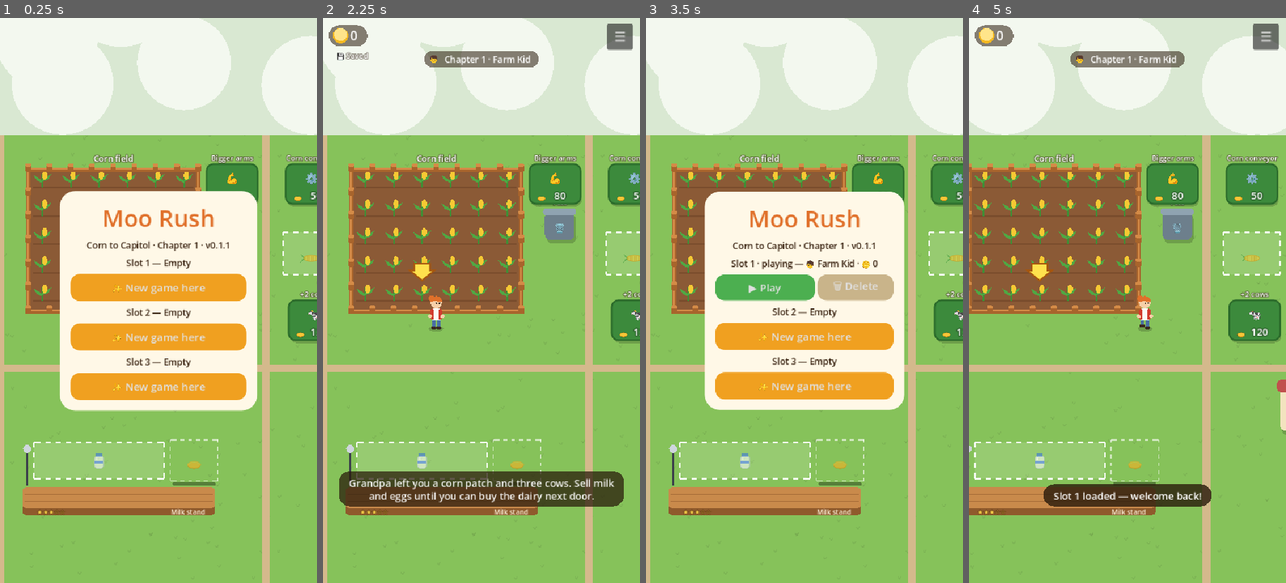
Above: before the commit, frames 1-4 (left to right).
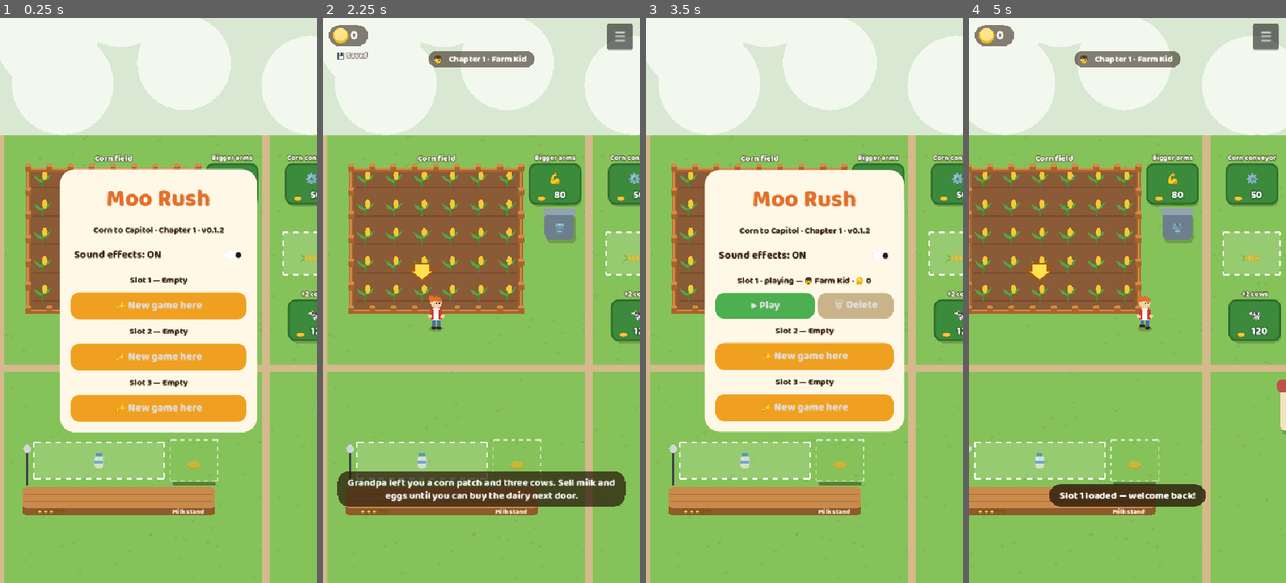
Above: after the commit, the same moments.

Repository: omerMost/moorush
Game: Godot game, scene res://scenes/main.tscn
The game is run twice, just before and just after one commit, with the same random seed, the same clock (stepped at 60 frames per second) and the same inputs.
Inputs (mouse positions are in pixels of both pictures, inside the frame that each line leads up to):
- Up to frame 1 (0.25 s): no input
- Up to frame 2 (2.25 s): click (481, 255) at 0.5 s, where only the run after the commit has a clickable "Sound effects: ON"; click (481, 255) at 1.25 s, where only the run after the commit has a clickable "Sound effects: OFF"; click "✨ New game here" at 2 s
- Up to frame 3 (3.5 s): click "☰" at 2.75 s
- Up to frame 4 (5 s): click "▶ Play" at 3.5 s; move the mouse to (1197, 272) at 4.27 s; hold D from 4.28 s (still down); click (1197, 272) at 4.42 s

The runs differ from the first frame. In frame 1, 19% of the frame differs, in the area x 11-100%, y 24-88%; in frame 2, 2.5%; in frame 3, 19%; in frame 4, 1.7%.

Commit message:
feat: add Chapter 1 sound and offline font
- Precompute bounded sound cues and persist the menu sound setting.
- Bundle licensed Baloo 2 and clarify the sound toggle state and contrast.
- Verify audio, pointer controls, Android export and device installation; record listening follow-up.

Diff:
--- /dev/null
+++ b/godot/scripts/audio.gd
@@ -0,0 +1,141 @@
+class_name MooAudio
+extends Node
+## Chapter 1's tiny synth, baked once rather than generated during gameplay.
+## Settings are separate from save slots, so deleting a game retains sound preference.
+
+const SAMPLE_RATE := 44100
+const VOICES := 8
+const SETTINGS_PATH := "user://moo-audio-settings.json"
+const NOTES := {
+	"pick": [[880.0, 0.05]],
+	"drop": [[520.0, 0.05]],
+	"coin": [[988.0, 0.06], [1319.0, 0.09]],
+	"warn": [[220.0, 0.12]],
+	"unlock": [[523.0, 0.08], [659.0, 0.08], [784.0, 0.08], [1047.0, 0.16]],
+	"gate": [[523.0, 0.12], [659.0, 0.12], [784.0, 0.12], [1047.0, 0.3]],
+}
+
+var enabled := true
+var settings_path := SETTINGS_PATH
+var clips: Dictionary = {}
+var played_count := 0
+var _players: Array[AudioStreamPlayer] = []
+var _last_play: Dictionary = {}
+
+
+func _ready() -> void:
+	_read_settings()
+	for kind in NOTES:
+		clips[kind] = make_clip(kind)
+	for i in VOICES:
+		var player := AudioStreamPlayer.new()
+		player.max_polyphony = 1
+		add_child(player)
+		_players.append(player)
+
+
+func stop_all() -> void:
+	for player in _players:
+		player.stop()
+		player.stream = null
+
+func _exit_tree() -> void:
+	stop_all()
+
+func consume(events: Array) -> void:
+	# Finishing the gate also emits unlock. The stage jingle owns that moment.
+	var has_gate := events.any(func(event): return event is Dictionary and event.get("kind", "") == "gate")
+	for event in events:
+		if not event is Dictionary:
+			continue
+		var kind := str(event.get("kind", ""))
+		if kind == "unlock" and has_gate:
+			continue
+		play(kind)
+
+
+func play(kind: String) -> bool:
+	if not enabled or not clips.has(kind):
+		return false
+	var now := Time.get_ticks_msec()
+	var interval := 70 if kind in ["pick", "drop"] else 40
+	if _last_play.has(kind) and now - int(_last_play[kind]) < interval:
+		return false
+	for player in _players:
+		if not player.playing:
+			player.stream = clips[kind]
+			player.play()
+			_last_play[kind] = now
+			played_count += 1
+			return true
+	# A burst cannot allocate extra voices or interrupt an existing jingle.
+	return false
+
+
+func set_enabled(value: bool) -> void:
+	if enabled == value:
+		return
+	enabled = value
+	if not enabled:
+		stop_all()
+	_last_play.clear()
+	var file := FileAccess.open(settings_path, FileAccess.WRITE)
+	if file != null:
+		file.store_string(JSON.stringify({"sound": enabled}))
+
+
+func _read_settings() -> void:
+	if not FileAccess.file_exists(settings_path):
+		return
+	var file := FileAccess.open(settings_path, FileAccess.READ)
+	if file == null:
+		return
+	var parsed: Variant = JSON.parse_string(file.get_as_text())
+	if parsed is Dictionary and parsed.get("sound") is bool:
+		enabled = parsed.sound
+
+
+static func make_clip(kind: String) -> AudioStreamWAV:
+	if not NOTES.has(kind):
+		return null
+	var notes: Array = NOTES[kind]
+	var duration := 0.0
+	var note_start := 0.0
+	for note in notes:
+		duration = maxf(duration, note_start + float(note[1]) + 0.02)
+		note_start += float(note[1]) * 0.9
+	var count := ceili(duration * SAMPLE_RATE)
+	var samples := PackedFloat32Array()
+	samples.resize(count)
+	note_start = 0.0
+	for note in notes:
+		var frequency := float(note[0])
+		var length := float(note[1])
+		var first := int(note_start * SAMPLE_RATE)
+		var last := mini(count, ceili((note_start + length + 0.02) * SAMPLE_RATE))
+		for i in range(first, last):
+			var t := float(i) / SAMPLE_RATE - note_start
+			if t < 0.0:
+				continue
+			var phase := TAU * frequency * t
+			var wave := (1.0 if sin(phase) >= 0.0 else -1.0) if kind == "warn" else 2.0 / PI * asin(sin(phase))
+			# Same exponential 10ms attack/decay as the HTML Web Audio effects.
+			var gain := 0.0001
+			if t < 0.01:
+				gain *= pow(1800.0, t / 0.01)
+			elif t < length:
+				gain = 0.18 * pow(0.0001 / 0.18, (t - 0.01) / (length - 0.01))
+			else:
+				gain *= maxf(0.0, 1.0 - (t - length) / 0.02)
+			samples[i] += wave * gain
+		note_start += length * 0.9
+	var pcm := PackedByteArray()
+	pcm.resize(count * 2)
+	for i in count:
+		pcm.encode_s16(i * 2, int(clampf(samples[i], -1.0, 1.0) * 32767.0))
+	var clip := AudioStreamWAV.new()
+	clip.format = AudioStreamWAV.FORMAT_16_BITS
+	clip.mix_rate = SAMPLE_RATE
+	clip.stereo = false
+	clip.data = pcm
+	return clip
--- a/godot/scripts/hud.gd
+++ b/godot/scripts/hud.gd
@@ -153,12 +153,28 @@
 	return b
 
 func show_menu() -> void:
+	if not Moo.paused:
+		Moo.audio.play("drop")
 	Moo.open_menu()
 	joy = null
 	for c in menu_box.get_children():
+		menu_box.remove_child(c)
 		c.queue_free()
 	menu_box.add_child(lbl("Moo Rush", 40, "#e0702a"))
-	menu_box.add_child(lbl("Corn to Capitol · Chapter 1 · v0.1.1", 15))
+	menu_box.add_child(lbl("Corn to Capitol · Chapter 1 · v0.1.2", 15))
+	var sound := CheckButton.new()
+	sound.name = "SoundToggle"
+	sound.text = "Sound effects: ON" if Moo.audio.enabled else "Sound effects: OFF"
+	sound.button_pressed = Moo.audio.enabled
+	sound.add_theme_font_override("font", Paint.font)
+	sound.add_theme_font_size_override("font_size", 18)
+	for color_name in ["font_color", "font_hover_color", "font_pressed_color", "font_hover_pressed_color", "font_focus_color"]:
+		sound.add_theme_color_override(color_name, Paint.C("#3a2412"))
+	sound.custom_minimum_size.y = 44
+	sound.toggled.connect(func(value):
+		Moo.audio.set_enabled(value)
+		sound.text = "Sound effects: ON" if value else "Sound effects: OFF")
+	menu_box.add_child(sound)
 	var s := Moo.sim
 	for i in range(1, MooSim.SLOTS + 1):
 		var d = s.read_slot(i)
--- a/godot/scripts/moo.gd
+++ b/godot/scripts/moo.gd
@@ -4,6 +4,7 @@
 ## Headless tests may also build their own MooSim directly (tests/).
 
 var sim: MooSim
+var audio: MooAudio
 var perf_times: Array[float] = []
 var perf_elapsed := 0.0
 var perf_draw_us := 0.0
@@ -14,6 +15,8 @@
 
 func _ready() -> void:
 	sim = MooSim.new()
+	audio = MooAudio.new()
+	add_child(audio)
 
 func _exit_tree() -> void:
 	if sim:
@@ -53,6 +56,8 @@
 
 func start_slot(i: int) -> void:
 	var loaded := sim.start_slot(i)
+	if loaded:
+		audio.play("coin")
 	if not loaded:
 		sim.toast(MooData.stage0().intro, 5.0)
 	paused = false
--- a/godot/scripts/paint.gd
+++ b/godot/scripts/paint.gd
@@ -3,7 +3,7 @@
 ## Canvas-2D-style drawing helpers on top of CanvasItem.draw_* so the
 ## prototype's ctx code (rr, ell, circ, text, sprites) ports line by line (ADR 0005 G2).
 
-static var font: SystemFont
+static var font: FontVariation
 static var emoji: SystemFont
 static var item_textures := {}
 static var item_baking := false
@@ -49,9 +49,9 @@
 
 static func fonts() -> void:
 	if font == null:
-		font = SystemFont.new()
-		font.font_names = PackedStringArray(["Baloo 2", "Arial Rounded MT Bold", "Helvetica Neue", "Arial"])
-		font.font_weight = 800
+		font = FontVariation.new()
+		font.base_font = load("res://assets/fonts/Baloo2-Variable.ttf")
+		font.variation_opentype = {TextServerManager.get_primary_interface().name_to_tag("wght"): 800}
 		emoji = SystemFont.new()
 		emoji.font_names = PackedStringArray(["Apple Color Emoji", "Noto Color Emoji", "Segoe UI Emoji"])
 
--- a/godot/scripts/world_view.gd
+++ b/godot/scripts/world_view.gd
@@ -47,6 +47,8 @@
 	zoom = minf(vs.x / 560.0, vs.y / (560.0 * 1.36))  # resize() L2219, zoom 'normal'
 	if not Moo.paused:
 		sim.update(minf(delta, 0.05))
+	if not Moo.paused:
+		Moo.audio.consume(sim.events)
 	sim.events.clear()
 	var t := cam_target()
 	if not cam_snapped:
--- /dev/null
+++ b/godot/tests/test_audio.gd
@@ -0,0 +1,54 @@
+extends SceneTree
+var ok := true
+
+func expect(value: bool, description: String) -> void:
+	ok = ok and value
+	print("  %s %s" % ["ok" if value else "BAD", description])
+
+func _initialize() -> void:
+	create_timer(10.0).timeout.connect(func():
+		print("FAIL asynchronous test timed out")
+		quit(1))
+	run.call_deferred()
+
+func run() -> void:
+	var path := "user://test-audio-settings.json"
+	if FileAccess.file_exists(path): DirAccess.remove_absolute(path)
+	var audio := MooAudio.new()
+	audio.settings_path = path
+	root.add_child(audio)
+	expect(audio.enabled and not FileAccess.file_exists(path), "startup defaults enabled without writing settings")
+	for kind in ["pick", "drop", "coin", "warn", "unlock", "gate"]:
+		var clip: AudioStreamWAV = audio.clips[kind]
+		var peak := 0.0
+		var energy := 0.0
+		for i in range(0, clip.data.size(), 2):
+			var v := clip.data.decode_s16(i) / 32768.0
+			peak = maxf(peak, absf(v)); energy += v * v
+		var rms := sqrt(energy / (clip.data.size() / 2))
+		expect(clip.mix_rate == 44100 and not clip.stereo and clip.get_length() > 0.05 and clip.get_length() < 0.7 and peak > 0.1 and peak < 0.25 and rms > 0.003, "%s audible, bounded, mono 44.1kHz clip" % kind)
+	expect(audio.play("pick") and not audio.play("pick"), "repeated harvest is rate limited")
+	expect(not audio.play("unknown"), "unknown event is ignored")
+	await create_timer(0.1).timeout
+	audio.set_enabled(false)
+	var before := audio.played_count
+	audio.consume([{"kind": "coin"}, {"kind": "gate"}])
+	expect(audio.played_count == before and audio._players.all(func(p): return not p.playing), "muting stops voices and blocks queued events")
+	var restored := MooAudio.new()
+	restored.settings_path = path
+	root.add_child(restored)
+	expect(not restored.enabled, "muted setting survives reconstruction")
+	audio.set_enabled(true)
+	before = audio.played_count
+	audio.consume([{"kind": "unlock"}, {"kind": "gate"}])
+	expect(audio.played_count == before + 1, "gate emits one celebration without duplicate upgrade jingle")
+	for i in 30: audio.consume([{"kind": "coin"}, {"kind": "drop"}, {"kind": "warn"}])
+	expect(audio._players.size() == 8 and audio.get_child_count() == 8, "burst keeps fixed eight-voice pool")
+	await create_timer(0.75).timeout
+	audio.stop_all(); restored.stop_all()
+	await create_timer(0.15).timeout
+	audio.free(); restored.free()
+	await process_frame
+	DirAccess.remove_absolute(path)
+	print(("PASS" if ok else "FAIL") + " audio")
+	quit(0 if ok else 1)
--- a/godot/tests/test_touch_hud.gd
+++ b/godot/tests/test_touch_hud.gd
@@ -1,6 +1,9 @@
 extends SceneTree
 ## Exercise touch input through the running scene at phone pixel sizes.
 func _initialize() -> void:
+	create_timer(10.0).timeout.connect(func():
+		print("FAIL asynchronous test timed out")
+		quit(1))
 	run.call_deferred()
 
 func run() -> void:
@@ -8,10 +11,15 @@
 	root.add_child(main)
 	await process_frame
 	var moo = root.get_node("Moo")
+	moo.audio.settings_path = "user://test-touch-audio-settings.json"
 	moo.sim.save_dir = "user://test_touch_hud"
 	moo.sim.delete_slot(1)
 	var hud = root.find_child("HUD", true, false)
 	var ok: bool = hud.process_priority < main.get_node("World").process_priority
+	Paint.fonts()
+	ok = ok and Paint.font.base_font.resource_path == "res://assets/fonts/Baloo2-Variable.ttf"
+	ok = ok and Paint.font.has_char("M".unicode_at(0))
+	print("  bundled Baloo 2 loaded: %s" % (Paint.font.base_font is FontFile))
 	print("  fresh HUD input precedes simulation: %s" % ok)
 	for pixels in [Vector2i(1080, 1920), Vector2i(1440, 2560)]:
 		root.size = pixels
@@ -37,8 +45,26 @@
 		ok = ok and moo.sim.move_in == Vector2.ZERO
 		hud.show_menu()
 		await process_frame
-		ok = ok and moo.paused and hud.menu.visible and hud.menu.size.x <= hud.size.x
+		ok = ok and moo.paused and hud.menu.visible and hud.menu.size.x <= hud.size.x and hud.menu.size.y <= hud.size.y
+		var sound = hud.menu_box.find_child("SoundToggle", false, false)
+		var original: bool = moo.audio.enabled
+		var tap := InputEventMouseButton.new()
+		tap.button_index = MOUSE_BUTTON_LEFT
+		tap.position = sound.get_global_rect().get_center()
+		tap.pressed = true
+		root.push_input(tap, true)
+		tap = tap.duplicate()
+		tap.pressed = false
+		root.push_input(tap, true)
+		await process_frame
+		var clicked: bool = moo.audio.enabled == not original
+		print("  menu pointer click toggles sound: %s" % clicked)
+		ok = ok and clicked
+		sound.button_pressed = original
 		print("  phone %s logical HUD=%s touch/menu checked" % [pixels, hud.size])
 	moo.sim.delete_slot(1)
+	if FileAccess.file_exists(moo.audio.settings_path): DirAccess.remove_absolute(moo.audio.settings_path)
+	await create_timer(0.2).timeout
+	moo.audio.stop_all()
 	print(("PASS" if ok else "FAIL") + " touch_hud")
 	quit(0 if ok else 1)
Binary file added: godot/assets/fonts/Baloo2-Variable.ttf
Not shown, added: godot/assets/fonts/Baloo2-Variable.ttf.import
Not shown, added: godot/assets/fonts/OFL.txt
Not shown, changed: godot/export_presets.cfg
Not shown, added: godot/scripts/audio.gd.uid
Not shown, added: godot/tests/test_audio.gd.uid
Not shown, changed: check.sh
Not shown, changed: context/STATE.md
Not shown, changed: context/architecture/data-flow.md
Not shown, changed: context/architecture/system-design.md
Not shown, changed: context/architecture/tech-stack.md
Not shown, added: context/decisions/0007-precomputed-chapter1-audio.md
(and 5 more such lines)
